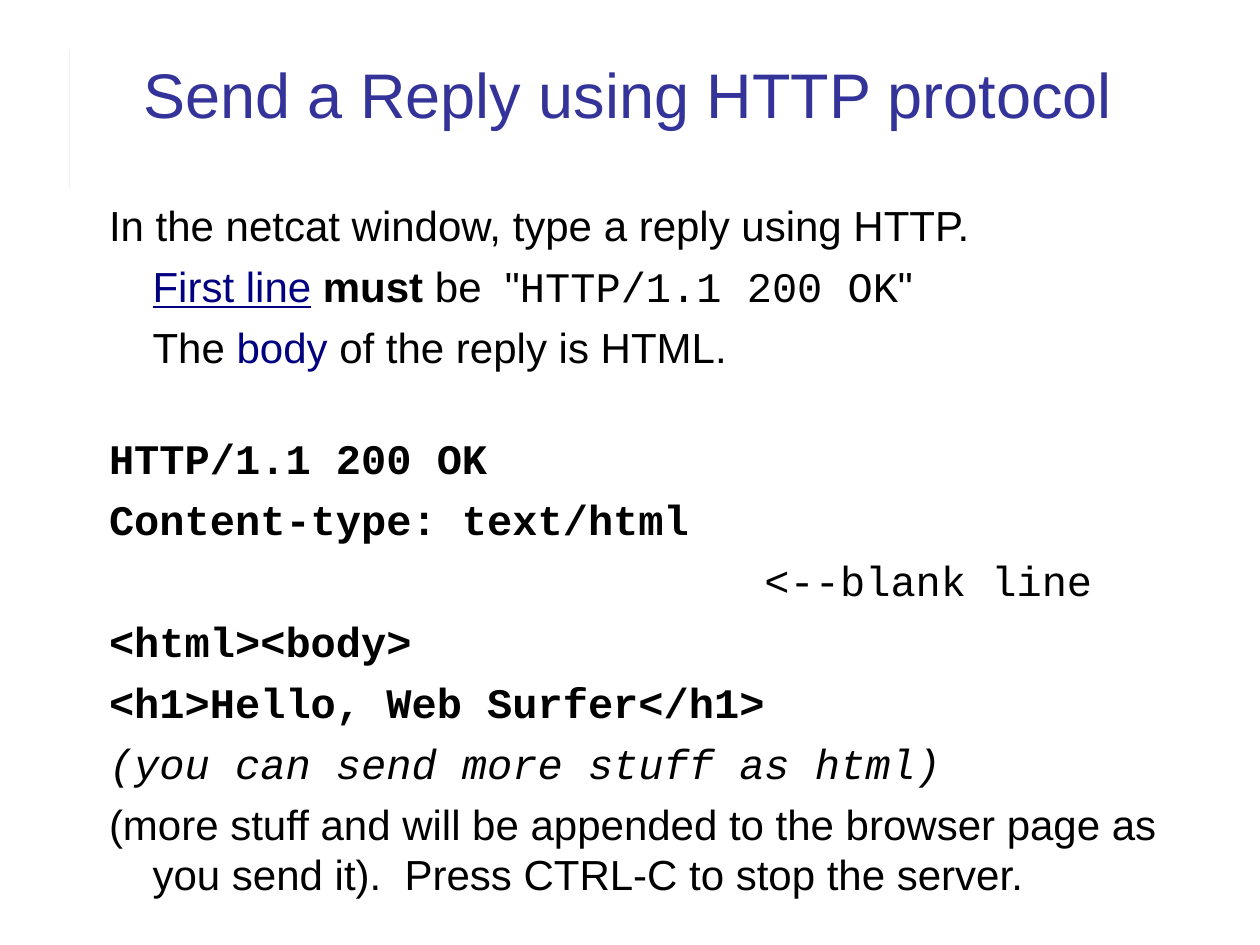
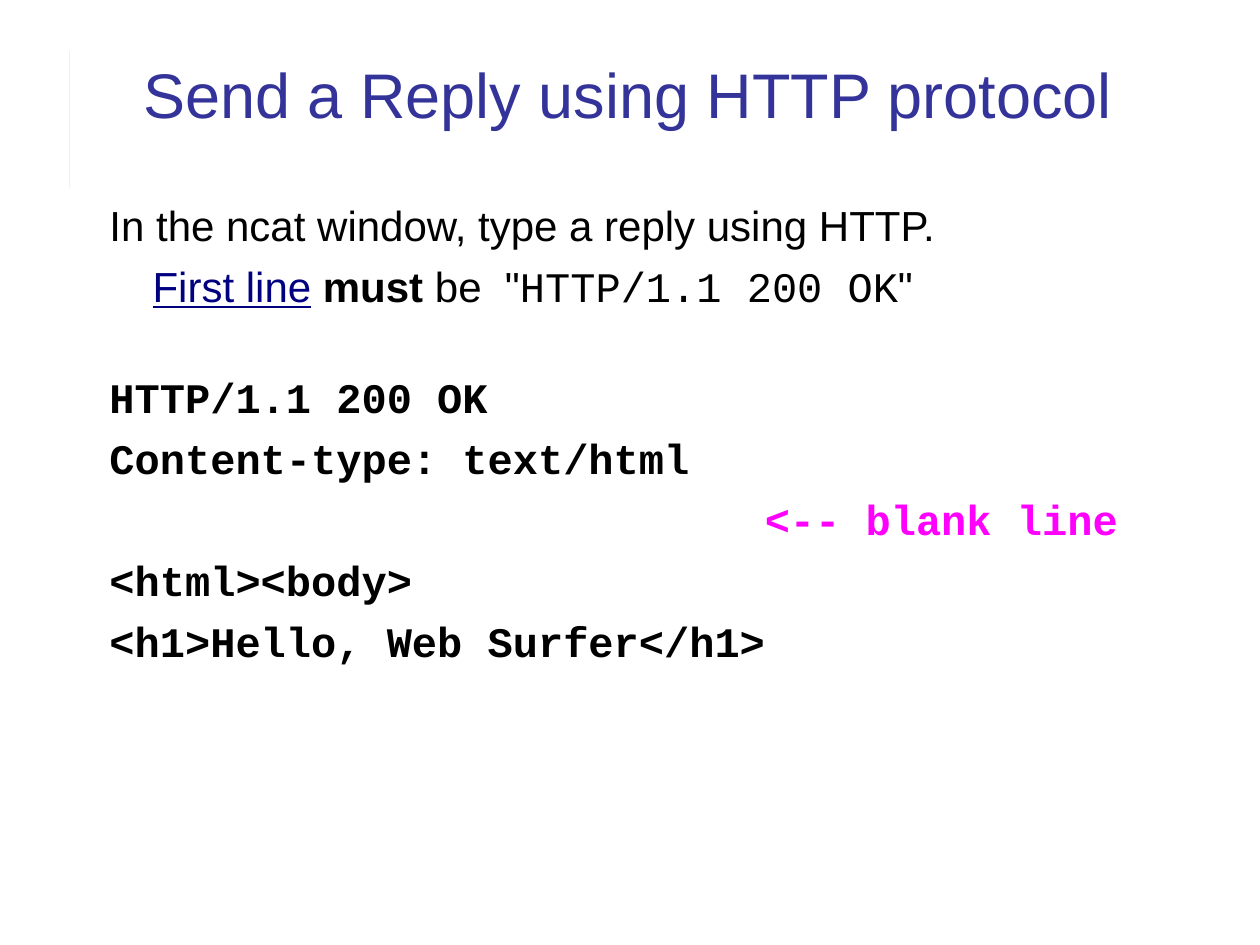
Before and after one commit to cpske/ISP, a slide deck: slide 9 of web/HTTP-in-Action.ppt. Drawn at 1260x945 pixels with LibreOffice and Linux fonts; fonts in the diff are those of the drawing. Boxes give left, top, right and bottom in pixels: in the first picture for what was removed or moved away, otherwise in the second. Text is boxed around its words. In the diff, an @@ line names an element or a change of style, - is before the commit and + after.

Commit message:
add HTTP exercises & clean-up text

```diff
--- a/web/HTTP-in-Action.ppt
+++ b/web/HTTP-in-Action.ppt
@@ text at (109, 210, 935, 249): text changed @@
-In the netcat window, type a reply using HTTP.
+In the ncat window, type a reply using HTTP.
@@ text at (109, 271, 913, 665): indent changed @@
@@ text at (153, 332, 727, 371): paragraph removed @@
-The body of the reply is HTML.
@@ text at (866, 504, 1118, 536): text changed; text colour #000000 to #FF00FF; bold on @@
-<--blank line
+<-- blank line
@@ text at (109, 748, 1156, 898): paragraphs removed @@
-(you can send more stuff as html)
-(more stuff and will be appended to the browser page as you send it). Press CTRL-C to stop the server.
```
Also in this commit, not shown: 13 other slides changed, 6 slides added, 3 other files.
